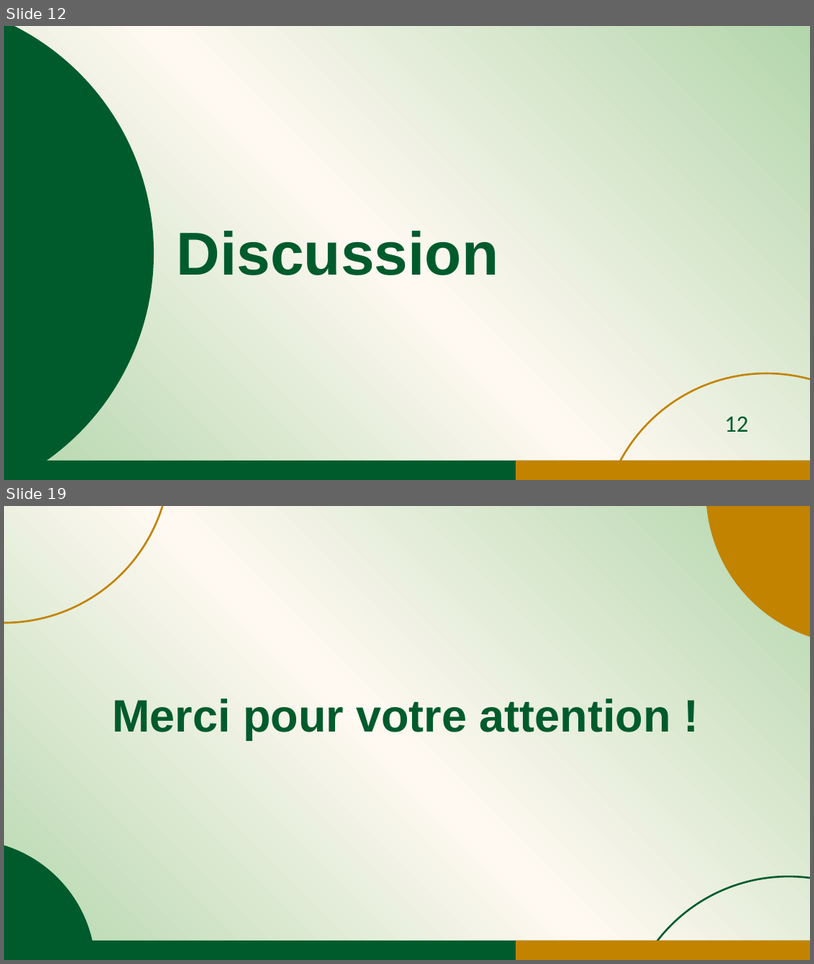
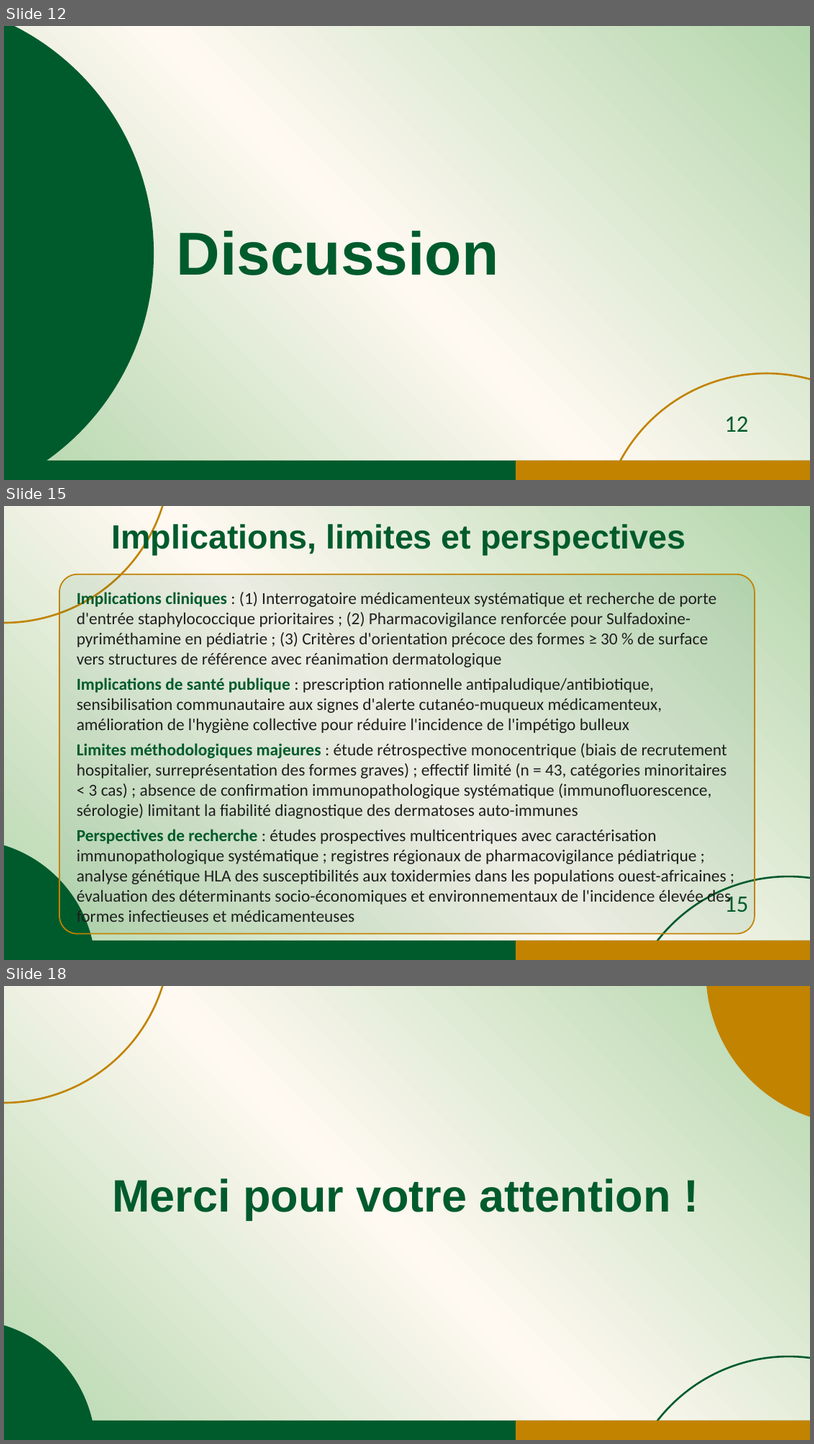
Before and after one commit to jicorporate/GFMP, a slide deck: Communication Orale_JDA1_sujets_enfant_30mai.pptx. Shown one above the other, each under a label of ours: slides 12 and 19 before the commit, slides 12, 15 and 18 after it; the slides between them are not shown. The pictures are 814x964 and 814x1444 pixels, drawn with LibreOffice and Linux fonts; fonts in the diff are those of the drawing. Boxes give left, top, right and bottom in pixels: in the first picture for what was removed or moved away, otherwise in the second. Text is boxed around its words. In the diff, an @@ line names an element or a change of style, - is before the commit and + after.

```diff
--- a/Communication Orale_JDA1_sujets_enfant_30mai.pptx
+++ b/Communication Orale_JDA1_sujets_enfant_30mai.pptx
@@ slide 15 added at <box>4,506,810,960</box>, background gradient #B3D6AC to #FFF9F2 @@
@@ ellipse added at <box>4,506,170,623</box>, outline #C28300 2.25 pt @@
@@ text added at <box>112,523,686,556</box>, 40 pt, text #005B2C, bold @@
+Implications, limites et perspectives
@@ rounded rectangle added at <box>59,574,756,934</box>, fill #005B2C at 8% opacity, outline #C28300 1.5 pt, 20 pt, text #1F1F1F @@
+Implications cliniques : (1) Interrogatoire médicamenteux systématique et recherche de porte d'entrée staphylococcique prioritaires ; (2) Pharmacovigilance renforcée pour Sulfadoxine-pyriméthamine en pédiatrie ; (3) Critères d'orientation précoce des formes ≥ 30 % de surface vers structures de référence avec réanimation dermatologique
+Implications de santé publique : prescription rationnelle antipaludique/antibiotique, sensibilisation communautaire aux signes d'alerte cutanéo-muqueux médicamenteux, amélioration de l'hygiène collective pour réduire l'incidence de l'impétigo bulleux
+Limites méthodologiques majeures : étude rétrospective monocentrique (biais de recrutement hospitalier, surreprésentation des formes graves) ; effectif limité (n = 43, catégories minoritaires < 3 cas) ; absence de confirmation immunopathologique systématique (immunofluorescence, sérologie) limitant la fiabilité diagnostique des dermatoses auto-immunes
+Perspectives de recherche : études prospectives multicentriques avec caractérisation immunopathologique systématique ; registres régionaux de pharmacovigilance pédiatrique ; analyse génétique HLA des susceptibilités aux toxidermies dans les populations ouest-africaines ; évaluation des déterminants socio-économiques et environnementaux de l'incidence élevée des formes infectieuses et médicamenteuses
@@ ellipse added at <box>4,839,95,960</box>, fill #005B2C @@
@@ ellipse added at <box>623,876,810,960</box>, outline #005B2C 2.25 pt @@
@@ page number added at <box>725,893,748,911</box>, 28 pt, text #005B2C @@
+15
@@ rectangle added at <box>4,940,810,960</box>, fill #005B2C @@
@@ rectangle added at <box>517,940,810,960</box>, fill #C28300 @@
@@ what was slide 19 is now slide 18 @@
```
Also in this commit, not shown: 6 slides changed, 4 other slides added, 6 slides removed, 1 other file.
